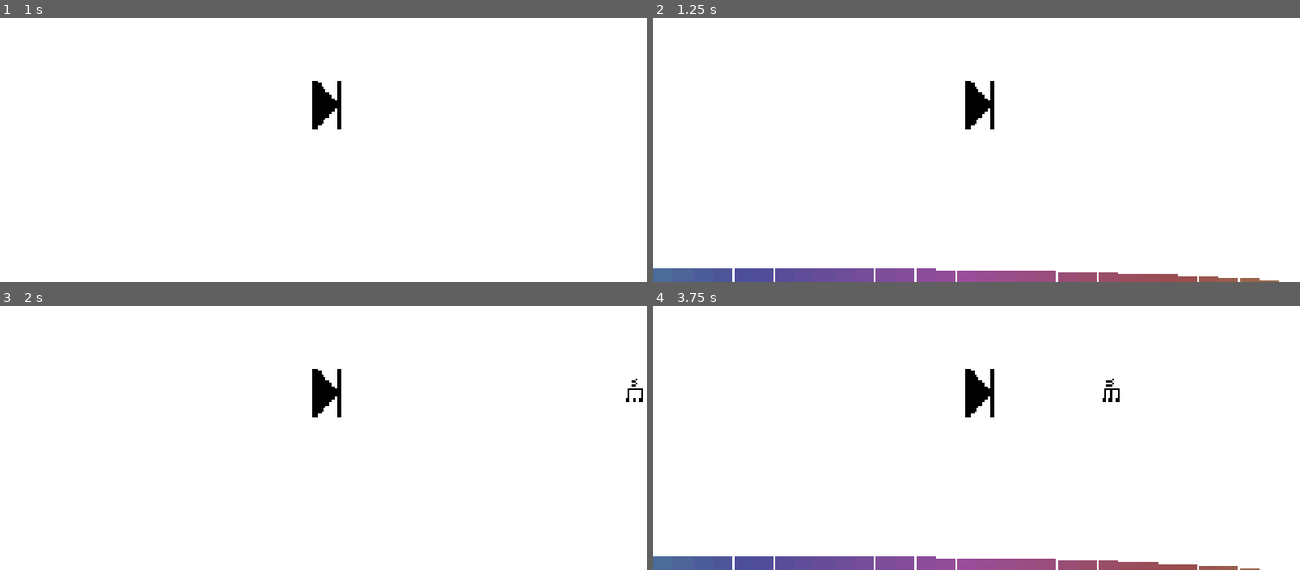
Above: before the commit, frames 1-4 (two rows, left to right).
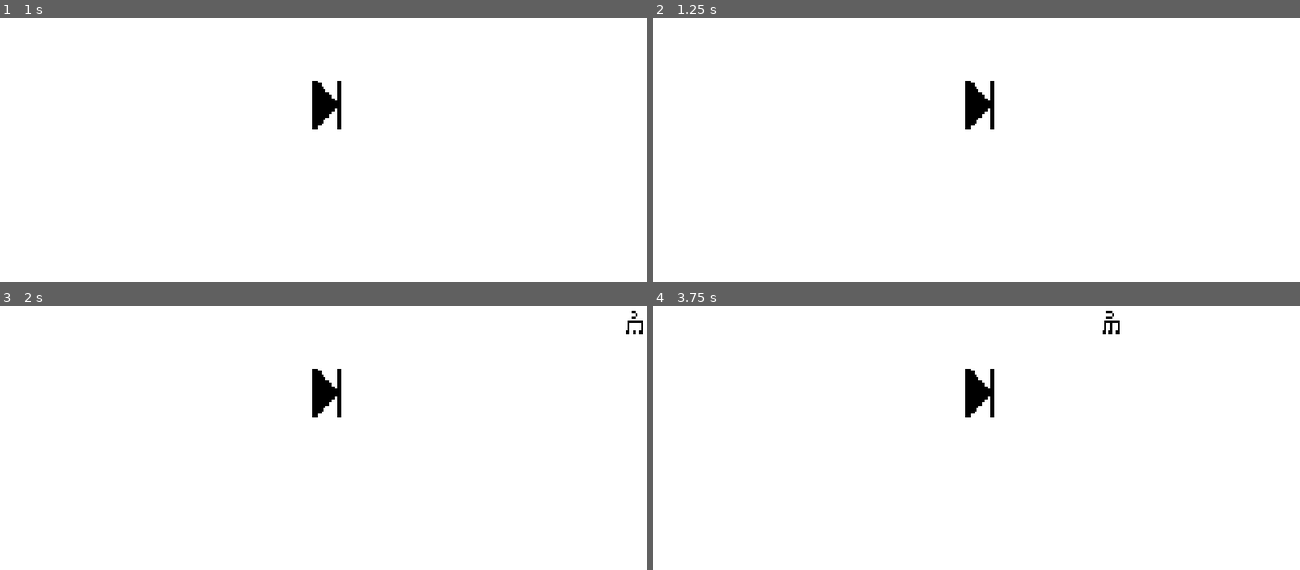
Above: after the commit, the same moments.

Repository: chorwat2137/haven-2026
Game: Godot game, scene res://scenes/main.tscn
The game is run twice, just before and just after one commit, with the same random seed, the same clock (stepped at 60 frames per second) and the same inputs. This scene is started directly instead of the project's main scene.
Inputs:
- Up to frame 1 (1 s): tap Enter (ui_accept) at 0.5, 0.77 s; hold Right (ui_right) from 0.53 s (still down); tap Space (shoot) at 0.6 s
- Up to frame 2 (1.25 s): keep holding Right (ui_right)
- Up to frame 3 (2 s): keep holding Right (ui_right); tap Space (shoot) at 1.35 s; tap Enter (ui_accept) at 1.52 s
- Up to frame 4 (3.75 s): release Right (ui_right) at 2.03 s; hold Left (ui_left) from 2.03 s (still down); tap Space (shoot) at 2.1, 2.85, 3.6 s; tap Enter (ui_accept) at 3.02 s

Frame 1 is identical in both runs. In frame 2, 3.8% of the frame differs, in the area x 0-97%, y 94-100%; in frame 3, 0.1%; in frame 4, 3.9%, in the area x 0-94%, y 1-100%.

Commit message:
Automatic sync

Diff:
--- a/scripts/main.gd
+++ b/scripts/main.gd
@@ -39,15 +39,21 @@
 
 func generate_obs():
 	if obstacles.is_empty() or last_obs.position.x < score + randi_range(300, 500):
+
 		var obs_type = obstacle_types[randi() % obstacle_types.size()]
-		var obs
+
 		var max_obs = 2
-		for i in range(randi() % max_obs + 1):
-			obs = obs_type.instantiate()
-			var obs_height = obs.get_node("Sprite2D").texture.get_height()
-			var obs_scale = obs.get_node("Sprite2D").scale
-			var obs_x: int = screen_size.x + score + 100
-			var obs_y: float = lane_positions[randi() % lane_positions.size()]
+		var obs_count = randi_range(1, max_obs)
+
+		var available_lanes = [0, 1, 2]
+		available_lanes.shuffle()
+
+		for i in range(obs_count):
+			var obs = obs_type.instantiate()
+
+			var obs_x: float = screen_size.x + score + 100
+			var obs_y: float = lane_positions[available_lanes[i]]
+
 			last_obs = obs
 			add_obs(obs, obs_x, obs_y)
 
